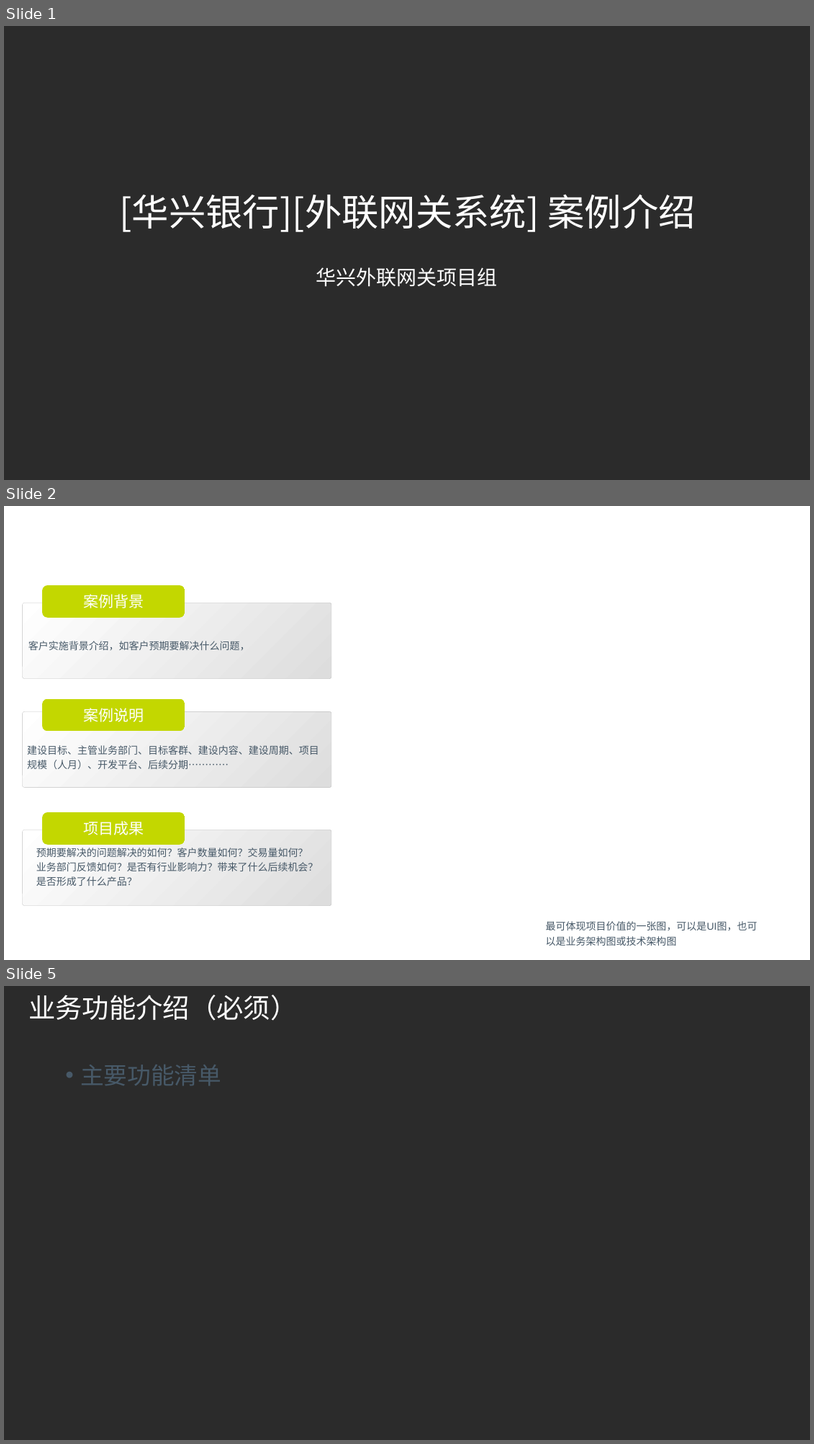
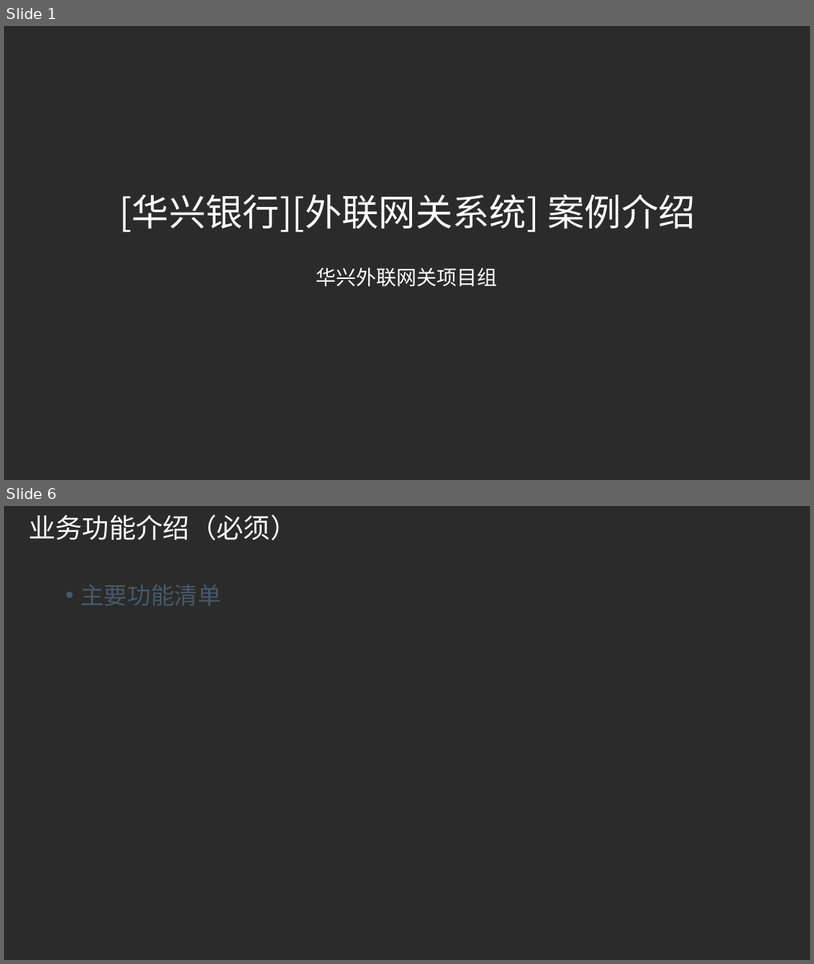
Before and after one commit to z467247132/level_up, a slide deck: 03案例分享/项目案例.pptx. Shown one above the other, each under a label of ours: slides 1, 2 and 5 before the commit, slides 1 and 6 after it; the slides between them are not shown. The pictures are 814x1444 and 814x964 pixels, drawn with LibreOffice and Linux fonts; fonts in the diff are those of the drawing; background and template pictures are left out; a plain dark background stands for a picture behind light text. Boxes give left, top, right and bottom in pixels: in the first picture for what was removed or moved away, otherwise in the second. Text is boxed around its words. In the diff, an @@ line names an element or a change of style, - is before the commit and + after.

```diff
--- a/03案例分享/项目案例.pptx
+++ b/03案例分享/项目案例.pptx
@@ slide 2 removed at (x1=4, y1=506, x2=810, y2=960), background picture (left out) @@
@@ title removed at (x1=23, y1=512, x2=754, y2=547) @@
-概述（必须）
@@ rounded rectangle removed at (x1=42, y1=585, x2=185, y2=618) @@
-案例背景
@@ rounded rectangle removed at (x1=23, y1=602, x2=332, y2=678) @@
@@ text removed at (x1=28, y1=641, x2=250, y2=650) @@
-客户实施背景介绍，如客户预期要解决什么问题，
@@ rounded rectangle removed at (x1=42, y1=699, x2=185, y2=731) @@
-案例说明
@@ rounded rectangle removed at (x1=23, y1=712, x2=332, y2=788) @@
@@ text removed at (x1=27, y1=745, x2=319, y2=769) @@
-建设目标、主管业务部门、目标客群、建设内容、建设周期、项目规模（人月）、开发平台、后续分期…………
@@ rounded rectangle removed at (x1=42, y1=812, x2=185, y2=844) @@
-项目成果
@@ rounded rectangle removed at (x1=23, y1=830, x2=332, y2=906) @@
@@ text removed at (x1=36, y1=847, x2=319, y2=885) @@
-预期要解决的问题解决的如何？客户数量如何？交易量如何？业务部门反馈如何？是否有行业影响力？带来了什么后续机会？是否形成了什么产品？
@@ text removed at (x1=546, y1=921, x2=758, y2=945) @@
-最可体现项目价值的一张图，可以是UI图，也可以是业务架构图或技术架构图
@@ what was slide 5 is now slide 6 @@
```
Also in this commit, not shown: 3 slides changed, 2 slides added, 3 other files.
